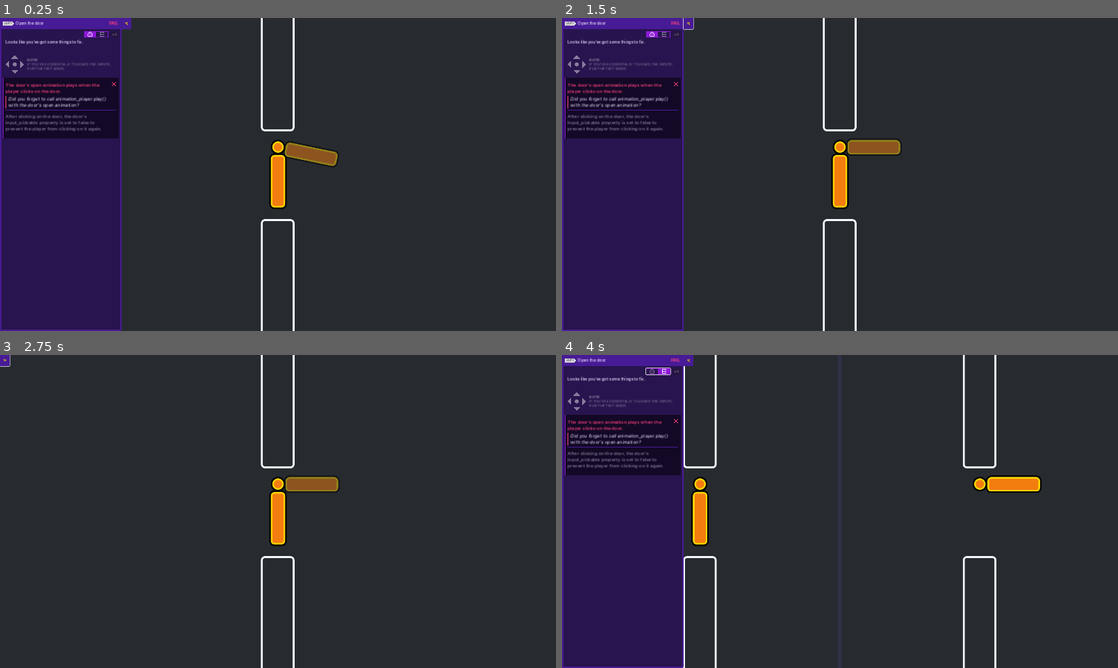
Above: before the commit, frames 1-4 (two rows, left to right).
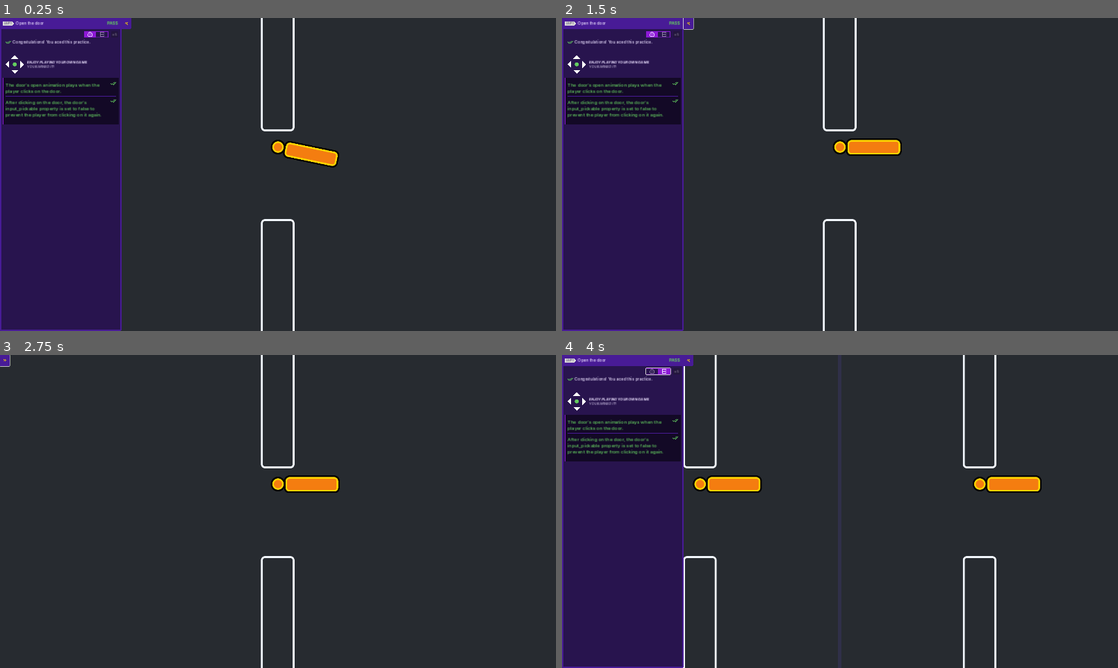
Above: after the commit, the same moments.

Repository: ylirin/2d-GameDev-Course
Game: Godot game, scene res://practices/L5.P1.open_the_door/open_the_door.tscn
The game is run twice, just before and just after one commit, with the same random seed, the same clock (stepped at 60 frames per second) and the same inputs. This scene is started directly instead of the project's main scene.
Inputs (mouse positions are in pixels of both pictures, inside the frame that each line leads up to):
- Up to frame 1 (0.25 s): no input
- Up to frame 2 (1.5 s): click (689, 24) at 0.5 s; tap Enter at 1.25 s; move the mouse to (840, 174) at 1.27 s; press the mouse at (840, 174) at 1.28 s; hold D (move_right) from 1.28 s (still down)
- Up to frame 3 (2.75 s): tap Space at 1.52, 2, 2.27 s; move the mouse to (278, 517) at 2.02 s; release D (move_right) at 2.03 s; release the mouse at (278, 517) at 2.03 s; hold S (move_down) from 2.03 s (still down); right-click (278, 517) at 2.1 s; click (278, 517) at 2.17 s
- Up to frame 4 (4 s): tap Enter at 2.75 s; release S (move_down) at 2.78 s; hold D (move_right) 2.78-3.5 s; tap Z at 2.85 s; click (840, 517) at 2.92 s; click (656, 370) at 3.5 s

The runs differ from the first frame. In frame 1, 3.2% of the frame differs, in the area x 0-61%, y 1-62%; in frame 2, 3.2%; in frame 3, 1.0%; in frame 4, 3.4%, in the area x 0-36%, y 1-62%.

Commit message:
L5. UPDATE

Diff:
--- a/M06.looting_workbook/practices/L5.P1.open_the_door/door.gd
+++ b/M06.looting_workbook/practices/L5.P1.open_the_door/door.gd
@@ -6,8 +6,15 @@
 func _input_event(viewport: Node, event: InputEvent, shape_index: int):
 	# Complete this boolean expression to check if the input event is a left-mouse click.
 	var event_is_mouse_click: bool = (
-		false
+		event is InputEventMouseButton and
+		event.button_index == MOUSE_BUTTON_LEFT and
+		event.is_pressed()
 	)
 
 	if event_is_mouse_click:
-		pass
+		open()
+
+func open() -> void:
+	animation_player.play("open")
+
+	input_pickable = false
--- a/M06.looting_workbook/practices/L5.P2.pop_the_balloon/balloon_pop.gd
+++ b/M06.looting_workbook/practices/L5.P2.pop_the_balloon/balloon_pop.gd
@@ -4,8 +4,9 @@
 func _input_event(viewport: Node, event: InputEvent, shape_index: int):
 	var event_is_mouse_release: bool = (
 		event is InputEventMouseButton
-		and event.button_index == MOUSE_BUTTON_LEFT
+		and event.button_index == MOUSE_BUTTON_LEFT and
+		event.is_released()
 	)
 
 	if event_is_mouse_release:
-		pass
+		queue_free()
--- a/M06.looting_workbook/practices/L5.P2.pop_the_balloon/pop_the_balloon.tscn
+++ b/M06.looting_workbook/practices/L5.P2.pop_the_balloon/pop_the_balloon.tscn
@@ -1,16 +1,11 @@
-[gd_scene load_steps=3 format=3]
+[gd_scene load_steps=2 format=3 uid="uid://bqgxxjn76p27x"]
 
 [ext_resource type="PackedScene" path="res://practices/L5.P2.pop_the_balloon/balloon_pop.tscn" id="1_enrvy"]
-[ext_resource type="Script" path="res://practices/L5.P2.pop_the_balloon/balloon_pop.gd" id="2_xkyg3"]
 
 [node name="PopTheBalloon" type="Node2D"]
 metadata/_edit_horizontal_guides_ = []
 
-[node name="BalloonPop" type="Area2D" parent="." instance=ExtResource("1_enrvy")]
-position = Vector2(960, 540)
-collision_layer = 2
-collision_mask = 0
-script = ExtResource("2_xkyg3")
+[node name="BalloonPop" parent="." instance=ExtResource("1_enrvy")]
 
 [node name="ExtraVisuals" type="Node" parent="."]
 
